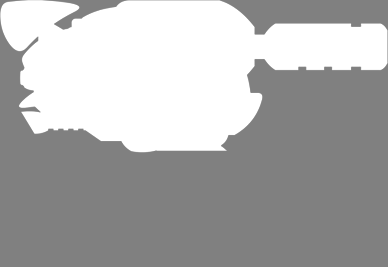
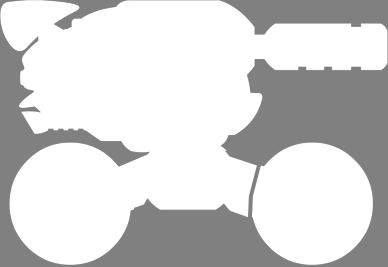
Layers edited between the first and the second 388×267 image:
showed "wheel assembly" over [118, 150, 257, 218]
showed "wheel location" over [9, 142, 374, 265]
